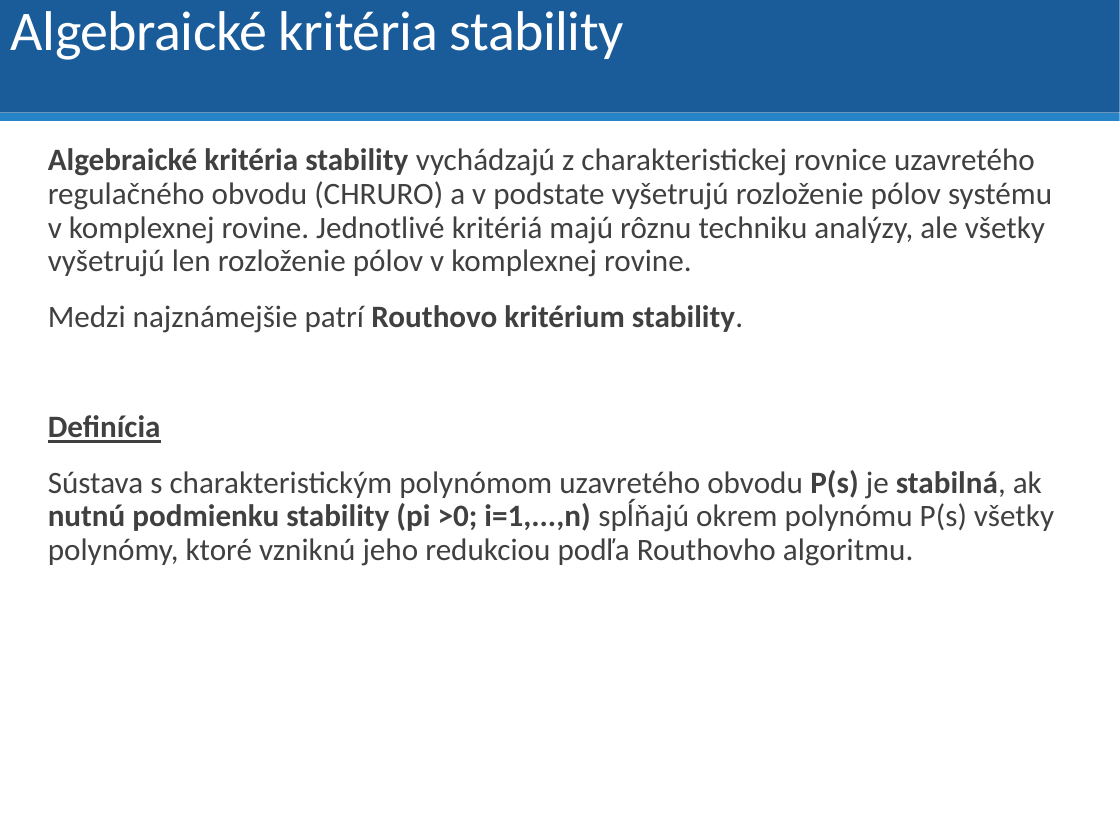
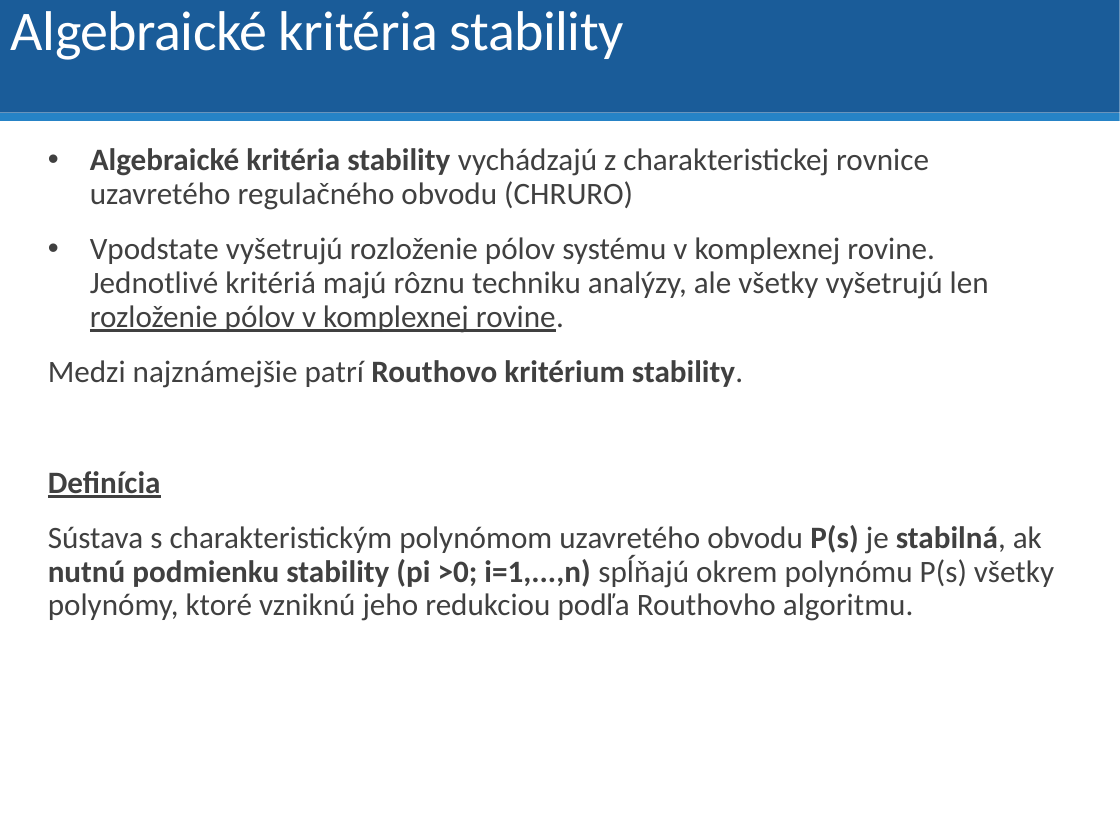
Before and after one commit to dodekm/TeamProjektKybernetika, a slide deck: slide 27 of Nove prednasky/P5 Stavový opis, Stabilita.pptx. Drawn at 1120x840 pixels with LibreOffice and Linux fonts; fonts in the diff are those of the drawing. Boxes give left, top, right and bottom in pixels: in the first picture for what was removed or moved away, otherwise in the second. Text is boxed around its words. In the diff, an @@ line names an element or a change of style, - is before the commit and + after.

```diff
--- a/Nove prednasky/P5 Stavový opis, Stabilita.pptx
+++ b/Nove prednasky/P5 Stavový opis, Stabilita.pptx
@@ text at [90,148,989,333]: text changed @@
-Algebraické kritéria stability vychádzajú z charakteristickej rovnice uzavretého regulačného obvodu (CHRURO) a v podstate vyšetrujú rozloženie pólov systému v komplexnej rovine. Jednotlivé kritériá majú rôznu techniku analýzy, ale všetky vyšetrujú len rozloženie pólov v komplexnej rovine.
+• Algebraické kritéria stability vychádzajú z charakteristickej rovnice uzavretého regulačného obvodu (CHRURO)
+• Vpodstate vyšetrujú rozloženie pólov systému v komplexnej rovine. Jednotlivé kritériá majú rôznu techniku analýzy, ale všetky vyšetrujú len rozloženie pólov v komplexnej rovine.
```
Also in this commit, not shown: 20 other slides changed.
